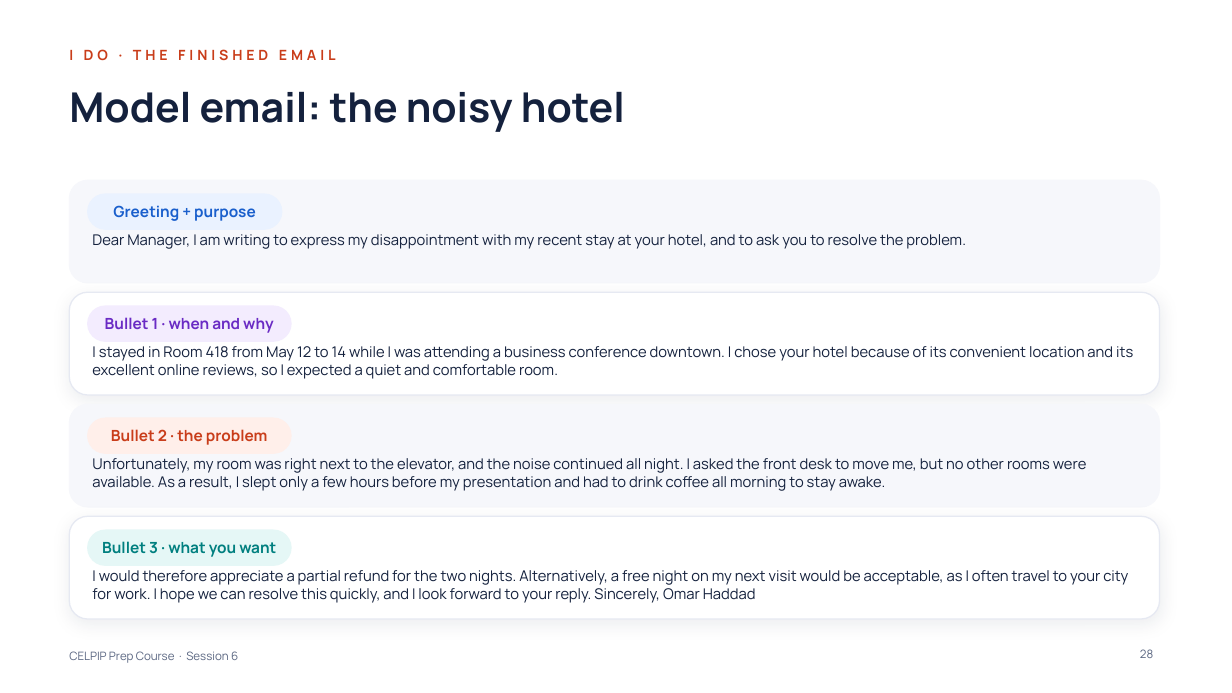
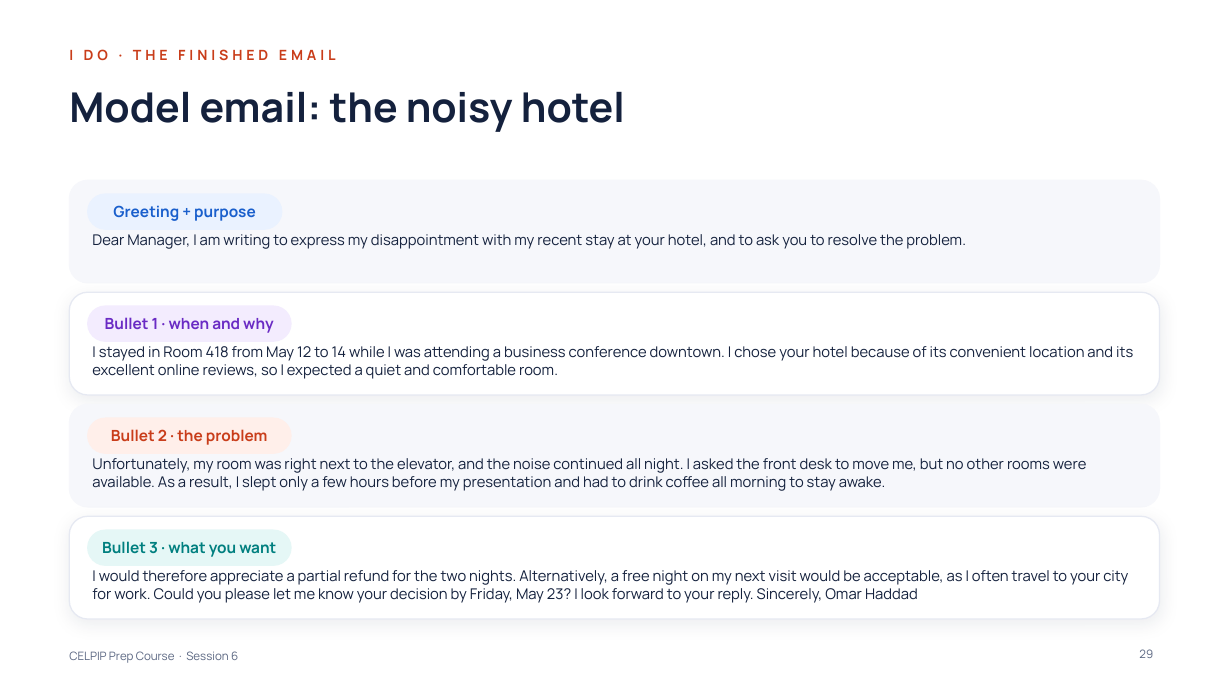
Before and after one commit to learnovateqa/The_English_Academy_CELPIP, a slide deck: slide 29 of decks/session-06.pptx (slide 28 before the commit). Drawn at 1232x693 pixels with LibreOffice and Linux fonts; fonts in the diff are those of the drawing. Boxes give left, top, right and bottom in pixels: in the first picture for what was removed or moved away, otherwise in the second. Text is boxed around its words. In the diff, an @@ line names an element or a change of style, - is before the commit and + after.

```diff
--- a/decks/session-06.pptx
+++ b/decks/session-06.pptx
@@ text at [92,570,1128,603]: text changed @@
-I would therefore appreciate a partial refund for the two nights. Alternatively, a free night on my next visit would be acceptable, as I often travel to your city for work. I hope we can resolve this quickly, and I look forward to your reply. Sincerely, Omar Haddad
+I would therefore appreciate a partial refund for the two nights. Alternatively, a free night on my next visit would be acceptable, as I often travel to your city for work. Could you please let me know your decision by Friday, May 23? I look forward to your reply. Sincerely, Omar Haddad
@@ page number at [1139,649,1153,658]: text changed @@
-28
+29
```
Also in this commit, not shown: 3 other slides changed, 1 slide added, 2 other files.
